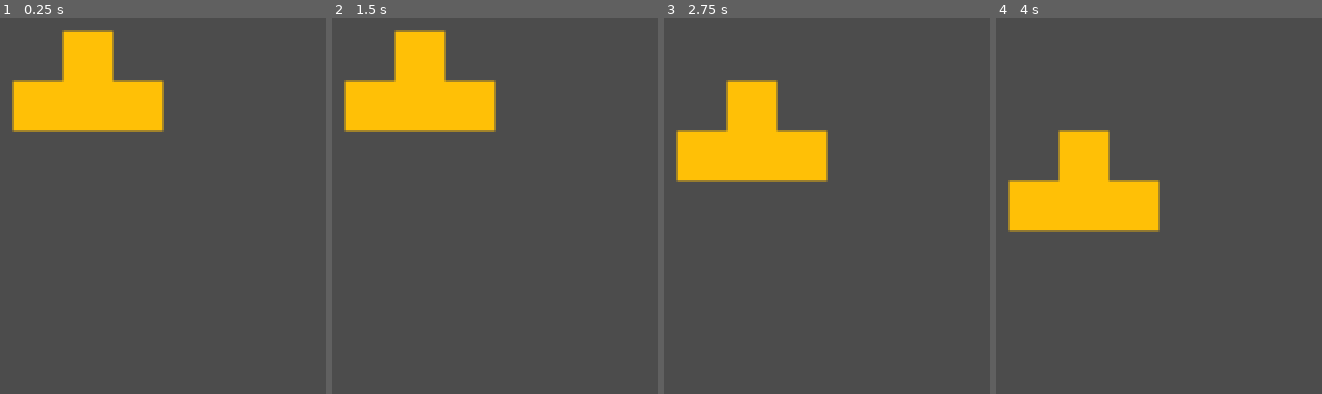
Above: before the commit, frames 1-4 (left to right).
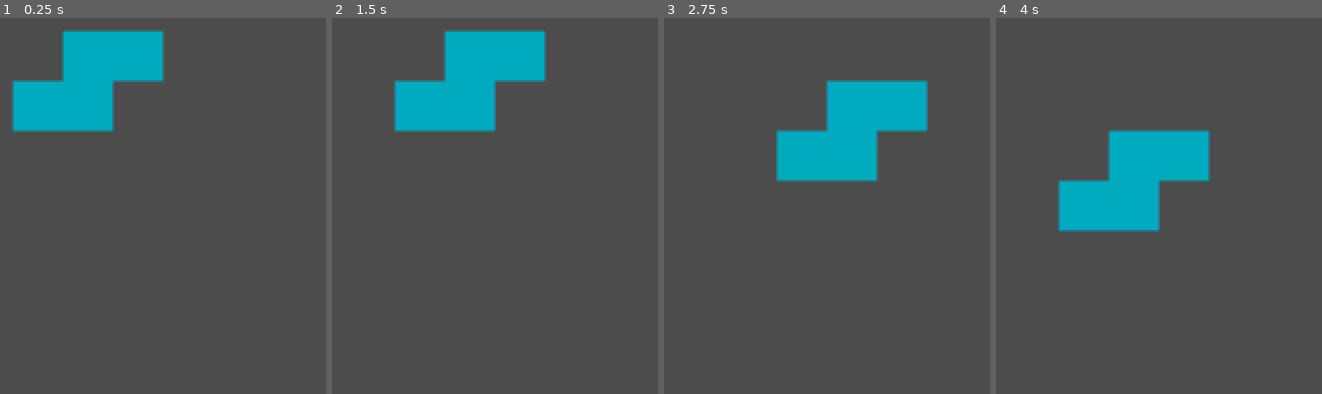
Above: after the commit, the same moments.

Repository: wengel-eth/GoDotTris
Game: Godot game, scene res://scenes/core-scenes/Go.Tris.tscn
Two runs of this game, one before a commit and one after it. Both use one fixed random seed, a clock stepped at 60 frames per second and the inputs below. Before the commit the project has no main scene; this scene is started directly in both runs.
Inputs:
- Up to frame 1 (0.25 s): no input
- Up to frame 2 (1.5 s): tap Enter at 0.5 s; hold D (move_right) 0.53-1.28 s; tap Space at 1.25 s; hold S (move_down) from 1.28 s (still down)
- Up to frame 3 (2.75 s): release S (move_down) at 2.03 s; hold D (move_right) from 2.03 s (still down)
- Up to frame 4 (4 s): tap Enter at 2.75 s; release D (move_right) at 2.78 s; hold W (move_up) 2.78-3.53 s; tap Space at 3.5 s; hold A (move_left) from 3.53 s (still down)

The runs differ from the first frame. In frame 1, 11% of the frame differs, in the area x 3-51%, y 3-31%; in frame 2, 13%; in frame 3, 15%, in the area x 3-81%, y 16-44%; in frame 4, 13%.

Commit message:
Added Movement Control
nuff said

Diff:
--- a/project.godot
+++ b/project.godot
@@ -16,7 +16,7 @@
 [application]
 
 config/name="Nonamed_1"
-run/main_scene="res://Scenes/Core Scenes/BasicWalk.tscn"
+run/main_scene="res://scenes/core-scenes/BasicWalk.tscn"
 config/icon="res://Sprites/icon.png"
 
 [input]
--- a/scenes/core-scenes/BasicWalk.tscn
+++ b/scenes/core-scenes/BasicWalk.tscn
@@ -2,7 +2,6 @@
 
 [ext_resource path="res://Scripts/player_kinematic.gd" type="Script" id=1]
 [ext_resource path="res://Sprites/icon.png" type="Texture" id=2]
-
 
 [sub_resource type="ImageTexture" id=1]
 flags = 23
--- a/scenes/sub-scenes/I-Piece.tscn
+++ b/scenes/sub-scenes/I-Piece.tscn
@@ -6,7 +6,7 @@
 atlas = ExtResource( 1 )
 region = Rect2( 128, 0, 32, 32 )
 
-[node name="T-Piece" type="Node2D"]
+[node name="I-Piece" type="Node2D"]
 
 [node name="Block 1" type="Sprite" parent="."]
 texture = SubResource( 1 )
--- a/scenes/sub-scenes/J-Piece.tscn
+++ b/scenes/sub-scenes/J-Piece.tscn
@@ -6,7 +6,7 @@
 atlas = ExtResource( 1 )
 region = Rect2( 96, 0, 32, 32 )
 
-[node name="T-Piece" type="Node2D"]
+[node name="J-Piece" type="Node2D"]
 
 [node name="Block 1" type="Sprite" parent="."]
 texture = SubResource( 1 )
--- a/scenes/sub-scenes/L-Piece.tscn
+++ b/scenes/sub-scenes/L-Piece.tscn
@@ -6,7 +6,7 @@
 atlas = ExtResource( 1 )
 region = Rect2( 32, 0, 32, 32 )
 
-[node name="T-Piece" type="Node2D"]
+[node name="L-Piece" type="Node2D"]
 
 [node name="Block 1" type="Sprite" parent="."]
 texture = SubResource( 1 )
--- a/scenes/sub-scenes/O-Piece.tscn
+++ b/scenes/sub-scenes/O-Piece.tscn
@@ -6,7 +6,7 @@
 atlas = ExtResource( 1 )
 region = Rect2( 64, 0, 32, 32 )
 
-[node name="T-Piece" type="Node2D"]
+[node name="O-Piece" type="Node2D"]
 
 [node name="Block 1" type="Sprite" parent="."]
 texture = SubResource( 1 )
--- a/scenes/sub-scenes/S-Piece.tscn
+++ b/scenes/sub-scenes/S-Piece.tscn
@@ -6,7 +6,7 @@
 atlas = ExtResource( 1 )
 region = Rect2( 160, 0, 32, 32 )
 
-[node name="T-Piece" type="Node2D"]
+[node name="S-Piece" type="Node2D"]
 
 [node name="Block 1" type="Sprite" parent="."]
 texture = SubResource( 1 )
--- a/scenes/sub-scenes/Z-Piece.tscn
+++ b/scenes/sub-scenes/Z-Piece.tscn
@@ -6,7 +6,7 @@
 atlas = ExtResource( 1 )
 region = Rect2( 192, 0, 32, 32 )
 
-[node name="T-Piece" type="Node2D"]
+[node name="Z-Piece" type="Node2D"]
 
 [node name="Block 1" type="Sprite" parent="."]
 texture = SubResource( 1 )
--- a/scripts/current_piece.gd
+++ b/scripts/current_piece.gd
@@ -14,7 +14,7 @@
 var tick = 2
 var interval = 60
 
-var pieceT = preload("res://scenes/sub-scenes/T-Piece.tscn").instance()
+var pieceT = load("res://scenes/sub-scenes/T-Piece.tscn").instance()
 var pieceL = load("res://scenes/sub-scenes/L-Piece.tscn").instance()
 var pieceJ = load("res://scenes/sub-scenes/J-Piece.tscn").instance()
 var pieceS = load("res://scenes/sub-scenes/S-Piece.tscn").instance()
@@ -22,13 +22,24 @@
 var pieceI = load("res://scenes/sub-scenes/I-Piece.tscn").instance()
 var pieceO = load("res://scenes/sub-scenes/O-Piece.tscn").instance()
 
+var pieceArray = [pieceT, pieceL, pieceJ, pieceS, pieceZ, pieceI, pieceO]
+var pieceIndex = null
+
 ## VARIABLES ##
 ###############
 
 ###############
 ## FUNCTIONS ##
 
+func blop():
+	randomize()
+	var ib = round(rand_range(0, 6))
+	return ib
 
+func id():
+	randomize()
+	var id = round(rand_range(100, 999))
+	return id
 
 ## FUNCTIONS ##
 ###############
@@ -37,7 +48,8 @@
 ## MAIN LOOP ##
 
 func _enter_tree():
-	add_child(pieceT)
+	pieceIndex = blop()
+	add_child(pieceArray[pieceIndex].duplicate())
 
 func _ready():
 	pass
@@ -49,9 +61,14 @@
 	pass
 
 func _physics_process(delta):
+	if Input.is_action_just_pressed("move_left"):
+		get_child(0).global_translate(Vector2(-32, 0))
+	if Input.is_action_just_pressed("move_right"):
+		get_child(0).global_translate(Vector2(32, 0))
+
 	timer += speed
 	if timer == (interval * tick):
-		pieceT.global_translate(Vector2(0, 32))
+		get_child(0).global_translate(Vector2(0, 32))
 		timer = 0
 
 ## MAIN LOOP ##
